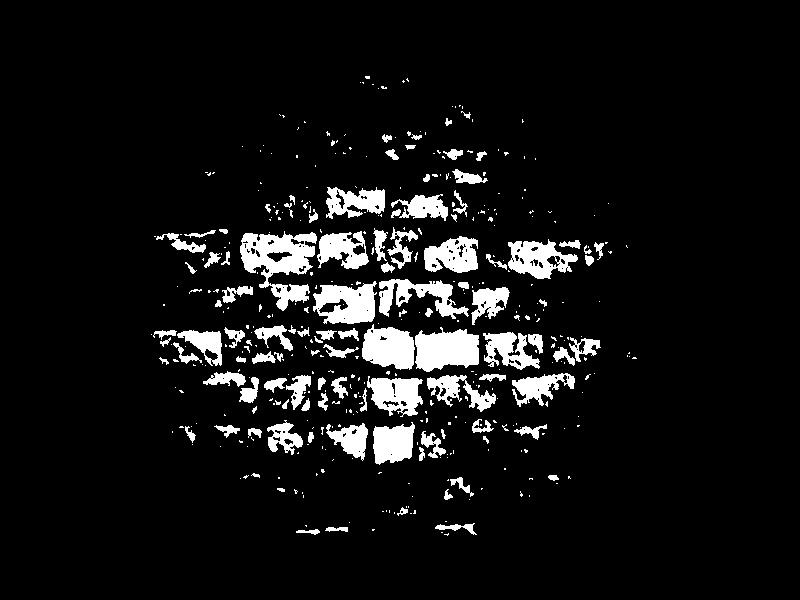
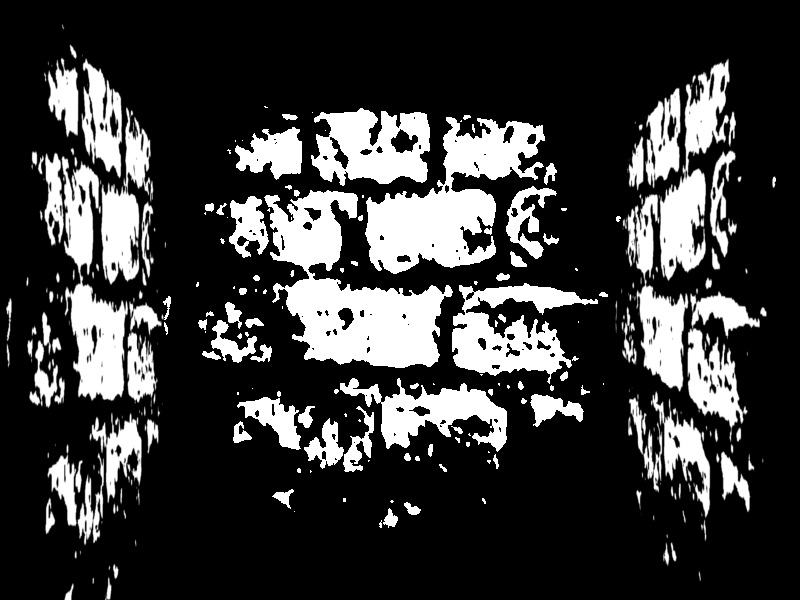
Layer changes from the first 800 x 600 image to the second:
removed layer "stoneWallFront.bmp" over [144, 76, 656, 536]
added layer "stone_wall_1_right" above "stone_wall_2_right" over [466, 58, 776, 582]
added layer "stone_wall_1_left" above "stone_wall_2_left" over [6, 23, 355, 600]
added layer "stone_wall_1_front" above "stone_wall_2_front" over [163, 106, 621, 528]
